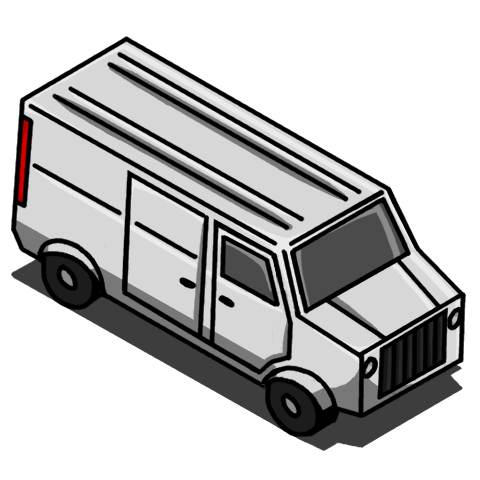
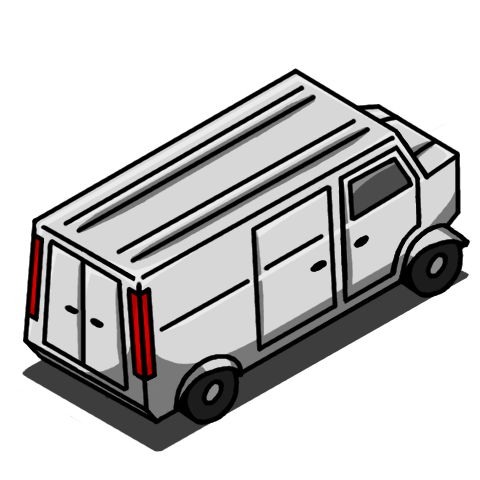
Layer changes from the first 480x480 image to the second:
hid group "Front" (5 layers) over [11, 36, 469, 437]
painted on "Contours Front" over [11, 36, 469, 436]
painted on "Grill" over [15, 51, 465, 401]
painted on "Cnturs Front" over [14, 190, 466, 418]
painted on "covers" over [36, 238, 444, 427]
painted on "Wheels" over [40, 255, 440, 437]
hid group "Front Colors" (12 layers) over [12, 40, 468, 433]
painted on "Highlights #1" over [18, 41, 462, 387]
painted on "Silver #1" over [18, 267, 462, 414]
painted on "Tires #1" over [42, 254, 438, 433]
painted on "Shadow" over [12, 62, 468, 416]
painted on "Base #3" over [15, 40, 465, 415]
hid "Front Shadow", painted on it over [11, 253, 469, 452]
showed group "Back" (7 layers) over [11, 68, 473, 428]
painted on "Details" over [40, 85, 440, 333]
painted on "Door" over [11, 110, 470, 305]
painted on "Wheels #1" over [11, 223, 473, 428]
painted on "Contours" over [19, 68, 461, 425]
showed group "Back Colors" (10 layers) over [14, 72, 466, 422]
painted on "Highlights" over [19, 73, 461, 378]
painted on "Tires" over [20, 241, 460, 421]
painted on "Shadows" over [14, 94, 466, 420]
painted on "Base" over [15, 72, 465, 422]
showed "Back Shadow", painted on it over [11, 253, 469, 452]
…and 12 more changes (12 painted)
